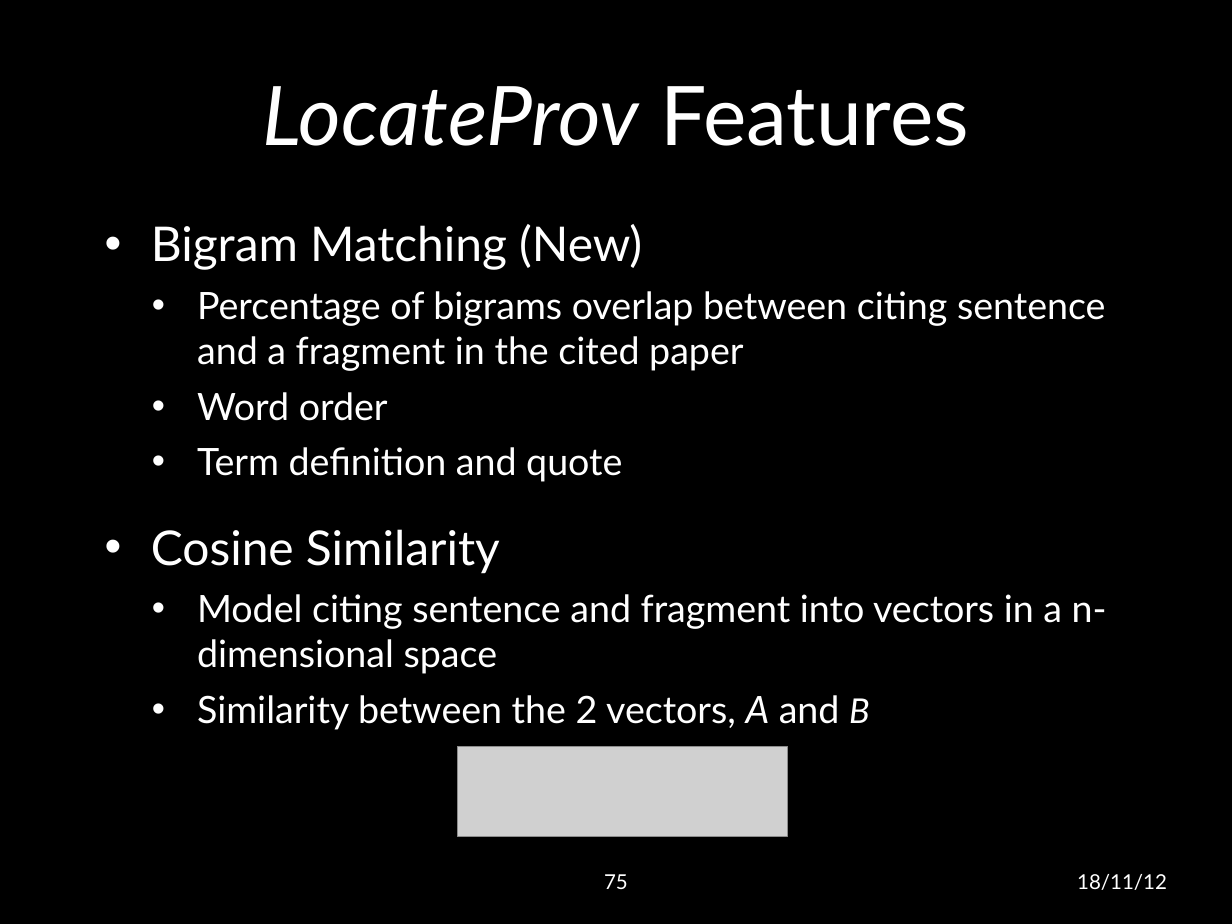
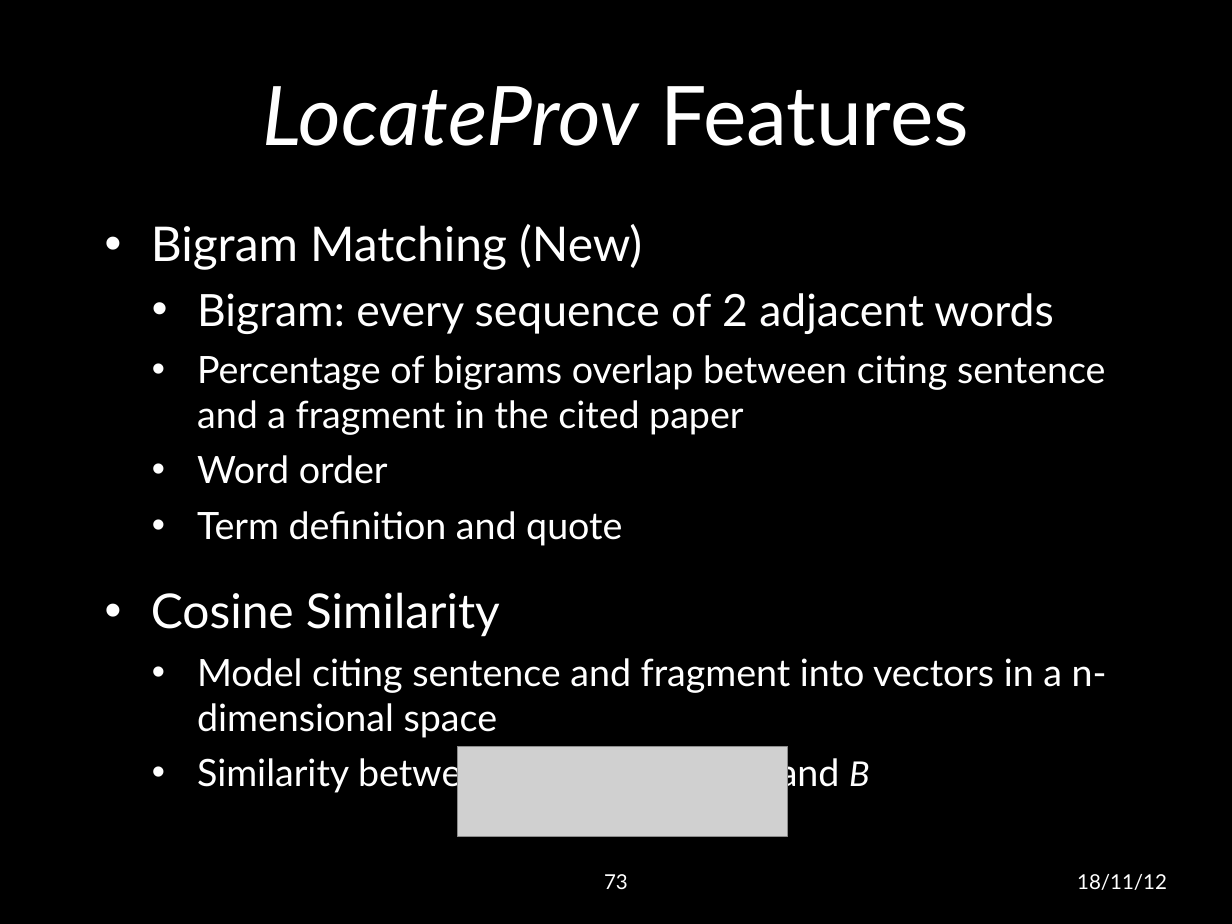
Before and after one commit to lwheng/fyp, a slide deck: slide 73 of presentation/final presentation.pptx (slide 75 before the commit). Drawn at 1232x924 pixels with LibreOffice and Linux fonts; fonts in the diff are those of the drawing; grey boxes stand for pictures; background and template pictures are left out. Boxes give left, top, right and bottom in pixels: in the first picture for what was removed or moved away, otherwise in the second. Text is boxed around its words. In the diff, an @@ line names an element or a change of style, - is before the commit and + after.

```diff
--- a/presentation/final presentation.pptx
+++ b/presentation/final presentation.pptx
@@ text at <box>197,293,1054,334</box>: paragraph added @@
+  • Bigram: every sequence of 2 adjacent words
@@ page number at <box>604,874,628,889</box>: text changed @@
-75
+73
```
Also in this commit, not shown: 11 other slides changed, 2 slides removed.
